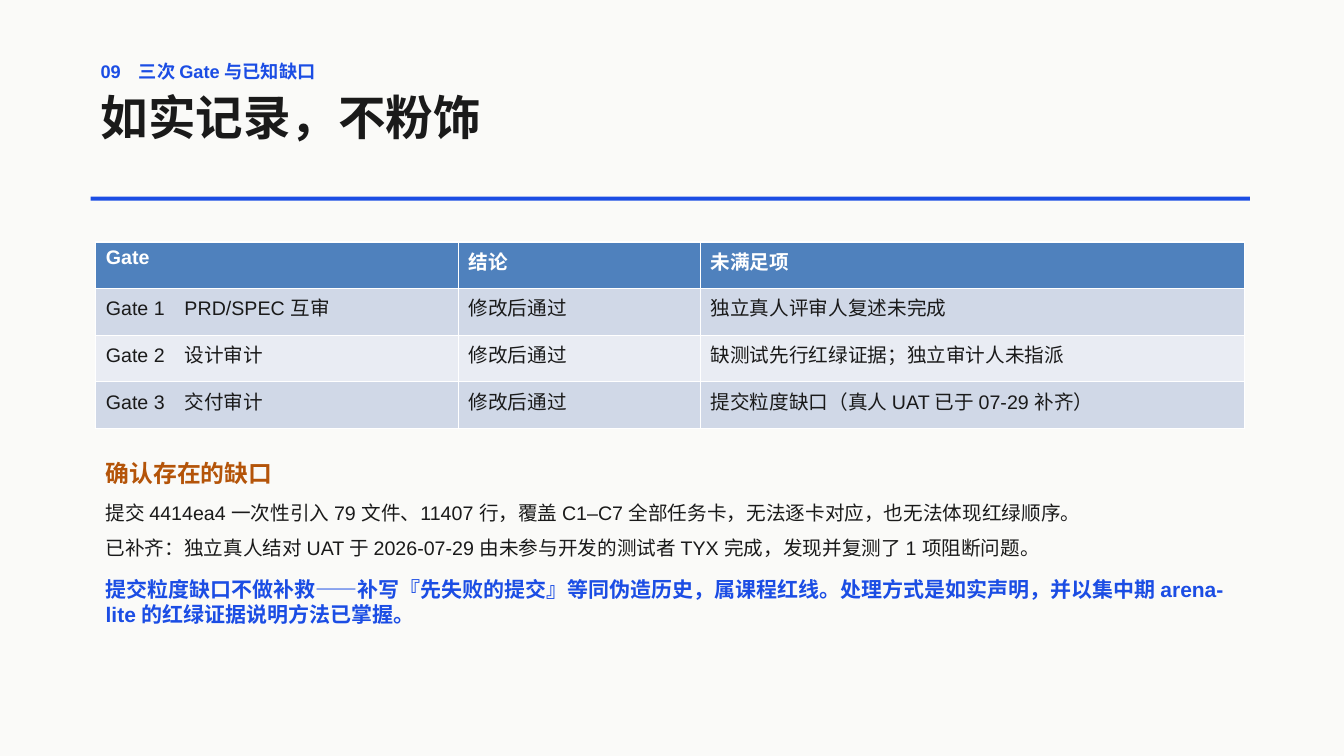
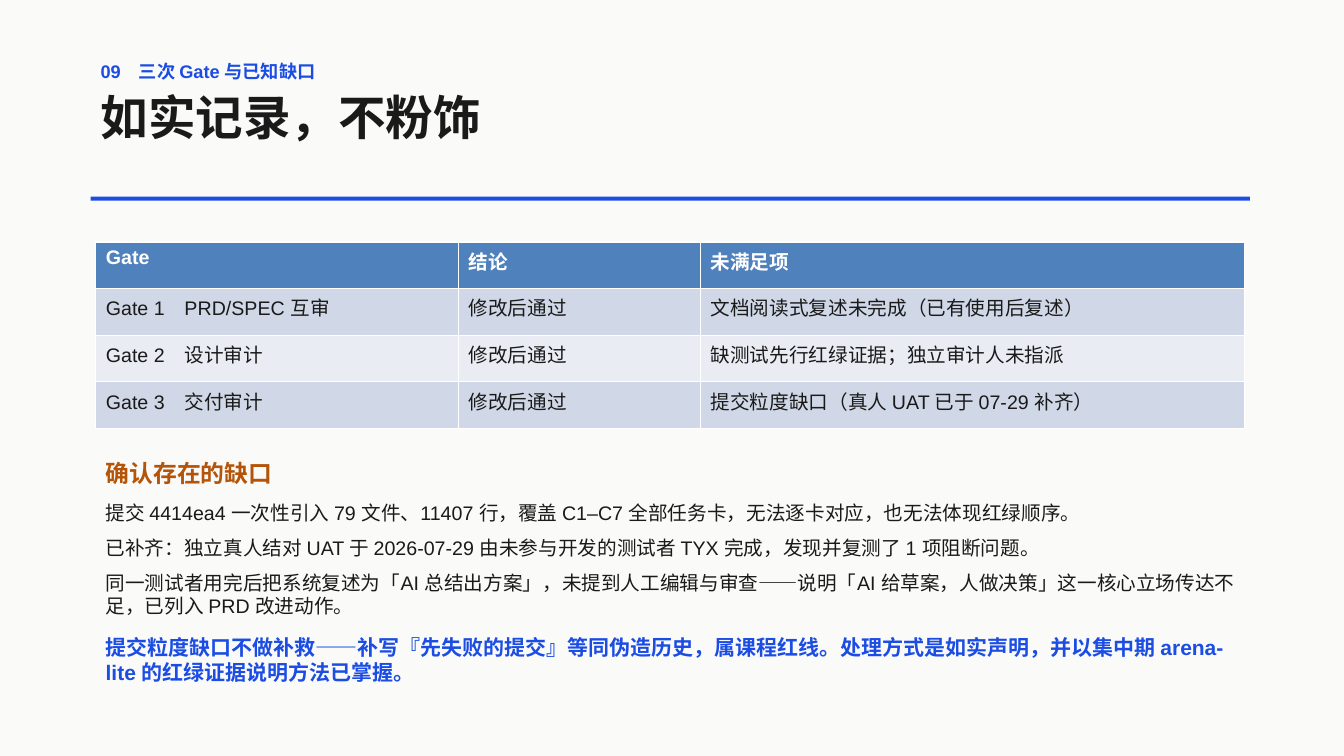
Before and after one commit to xuzihan0823/msd-2510631109-arena-lite, a slide deck: slide 10 of projects/launchspec-ai/submissions/2510631109-launchspec-ai-defense.pptx. Drawn at 1344x756 pixels with LibreOffice and Linux fonts; fonts in the diff are those of the drawing. Boxes give left, top, right and bottom in pixels: in the first picture for what was removed or moved away, otherwise in the second. Text is boxed around its words. In the diff, an @@ line names an element or a change of style, - is before the commit and + after.

Commit message:
[2510631109] record tester restatement and PRD positioning finding
TYX（未参与开发）使用后复述：「提出想法然后由 AI 进行总结最后
给出项目的方案」。记录于真人结对 UAT 第 7 节。

判定：不计入 Gate 1 通过。手册要求的是读完 PRD/SPEC 后的复述，
本条是使用产品后的复述，验证对象不同，不可互相替代。文档阅读式
复述仍为 Gate 1 未满足项。

发现的真实缺陷：复述把 AI 动作理解为「总结」（实为从一句话展开
成 8 个板块），且完全未提及人工编辑与审查环节。说明「AI 给草案，
人做决策」的核心立场在产品交互与文档表述中均传达不足。已列为
PRD 第 1 节改进动作。

同步 Gate 1、gate/README、第 1 次周志、最终报告与答辩 PPT。

```diff
--- a/projects/launchspec-ai/submissions/2510631109-launchspec-ai-defense.pptx
+++ b/projects/launchspec-ai/submissions/2510631109-launchspec-ai-defense.pptx
@@ table at <box>96,242,1245,429</box> @@
-row 2, column 3: 独立真人评审人复述未完成
+row 2, column 3: 文档阅读式复述未完成（已有使用后复述）
@@ text at <box>106,573,1234,615</box>: paragraph added @@
+同一测试者用完后把系统复述为「AI 总结出方案」，未提到人工编辑与审查——说明「AI 给草案，人做决策」这一核心立场传达不足，已列入 PRD 改进动作。
```
Also in this commit, not shown: 7 other files.
